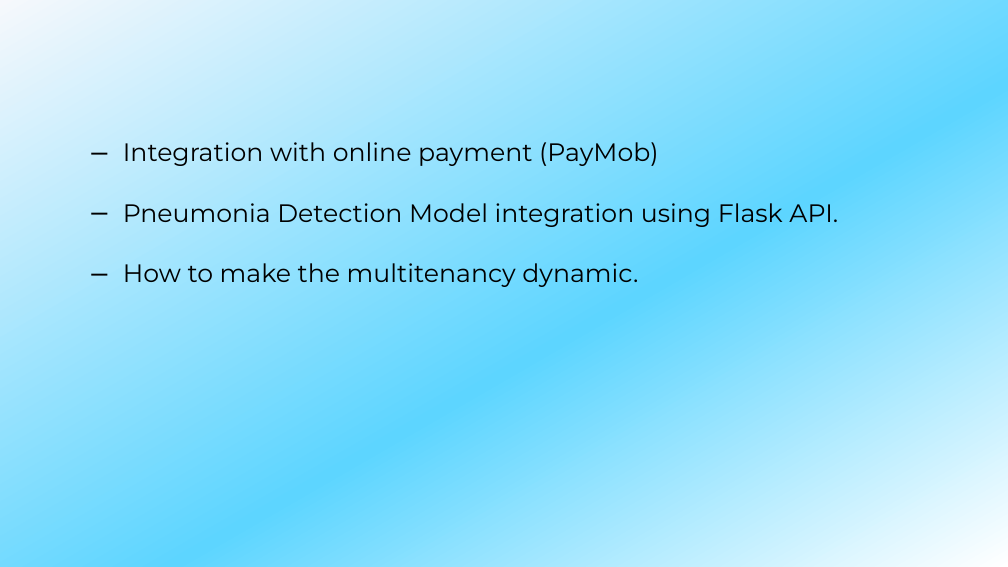
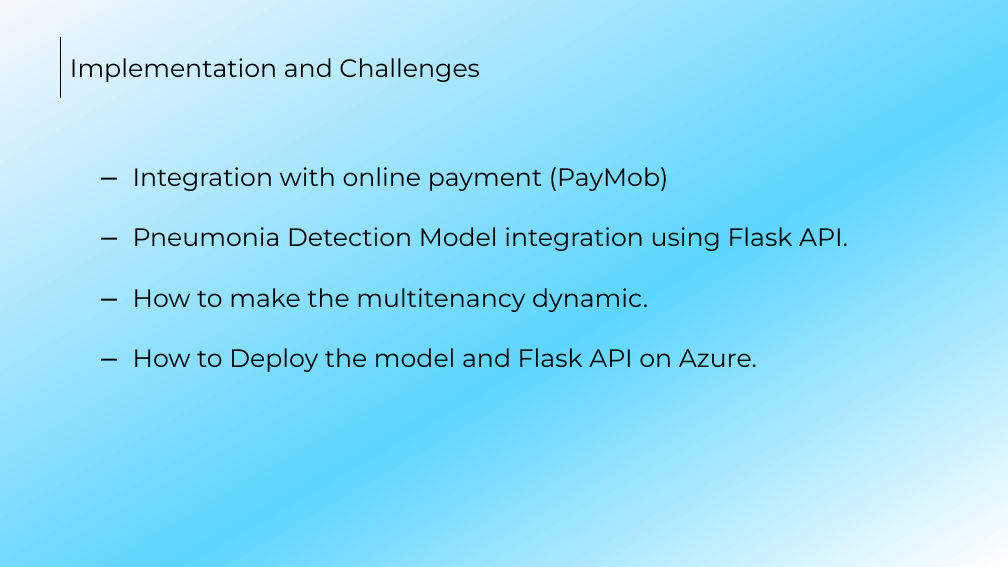
Before and after one commit to MediBooki/Documetion-files, a slide deck: slide 21 of Presentation/Presentation.pptx (slide 19 before the commit). Drawn at 1008x567 pixels with LibreOffice and Linux fonts; fonts in the diff are those of the drawing. Boxes give left, top, right and bottom in pixels: in the first picture for what was removed or moved away, otherwise in the second. Text is boxed around its words. In the diff, an @@ line names an element or a change of style, - is before the commit and + after.

```diff
--- a/Presentation/Presentation.pptx
+++ b/Presentation/Presentation.pptx
@@ line added from (60, 37) to (60, 99), #000000 0.5 pt @@
@@ text added at (70,58,480,82), 18 pt, text #000000 @@
+Implementation and Challenges
@@ text "Integration with online payment (PayMob)": place and size @@
-text "Integration with online payment (PayMob)" at (123,142,838,287)
+text "Integration with online payment (PayMob)" at (133,167,848,372)
@@ text at (133,348,757,372): paragraph added @@
+– How to Deploy the model and Flask API on Azure.
```
Also in this commit, not shown: 4 other slides changed, 5 slides added, 2 slides removed, 1 other file.
